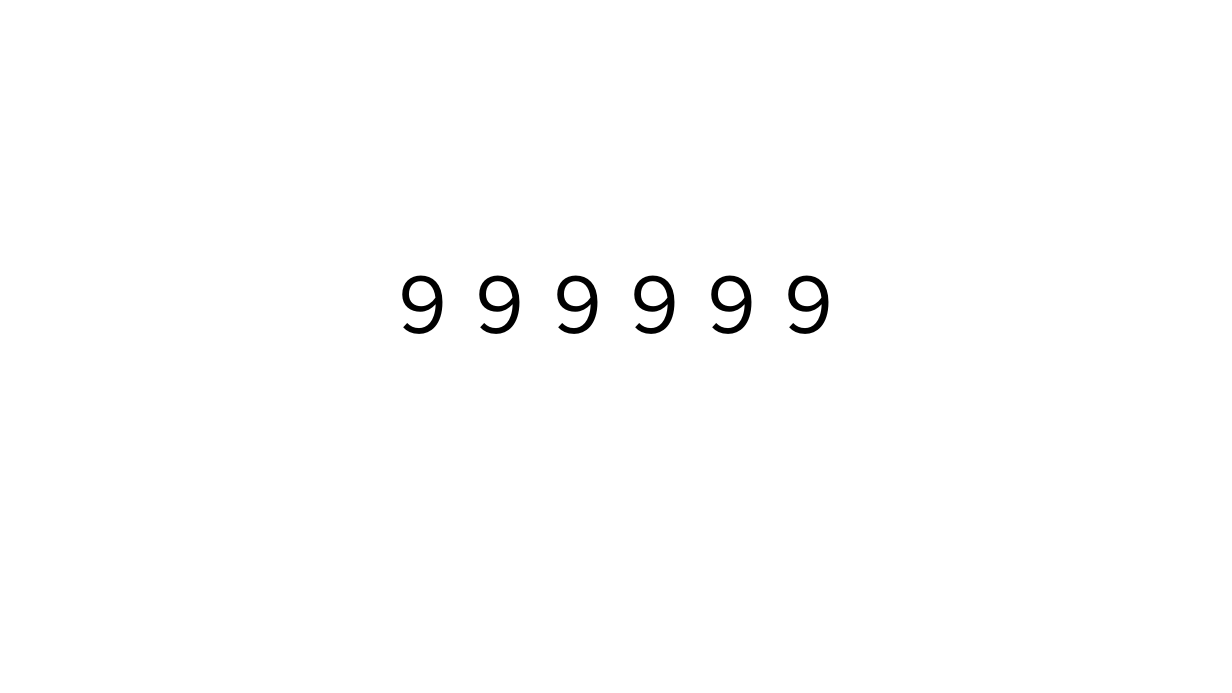
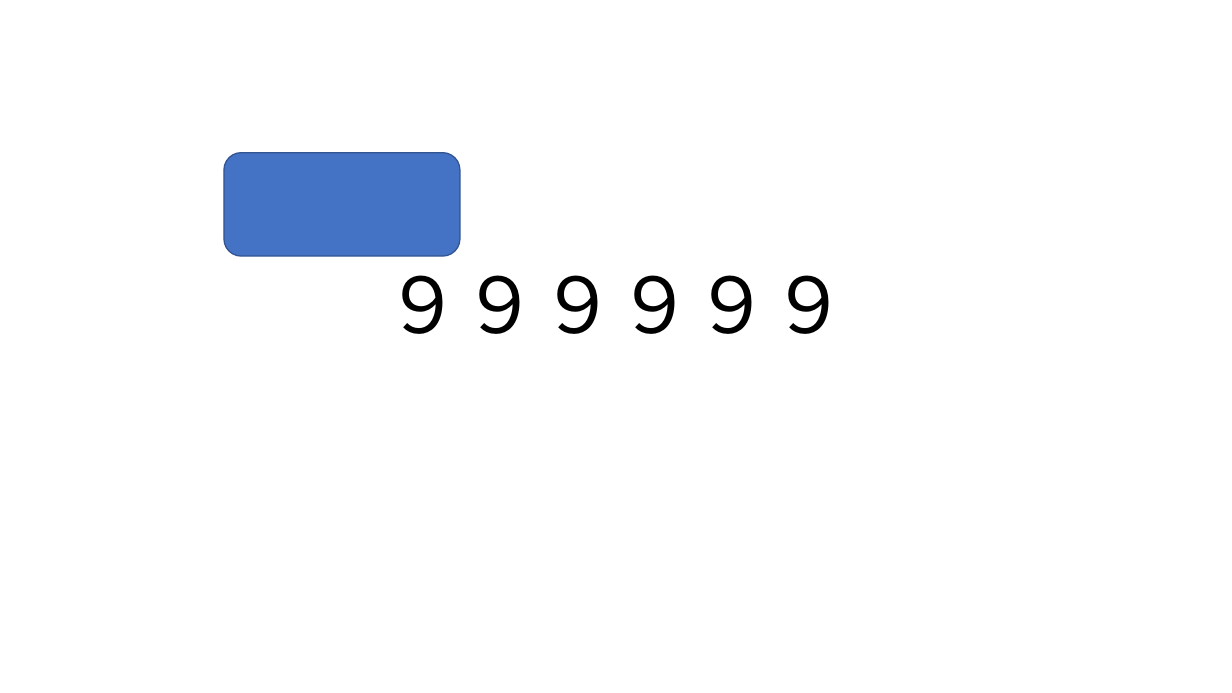
Before and after one commit to nakamurakenichi/nktest, a slide deck: slide 1 of 新規 Microsoft PowerPoint プレゼンテーション.pptx. Drawn at 1232x693 pixels with LibreOffice and Linux fonts; fonts in the diff are those of the drawing. Boxes give left, top, right and bottom in pixels: in the first picture for what was removed or moved away, otherwise in the second. Text is boxed around its words. In the diff, an @@ line names an element or a change of style, - is before the commit and + after.

```diff
--- a/新規 Microsoft PowerPoint プレゼンテーション.pptx
+++ b/新規 Microsoft PowerPoint プレゼンテーション.pptx
@@ rounded rectangle added at [224,152,459,256], fill #4472C4, outline #325491 1 pt @@
```
Also in this commit, not shown: 1 other file.
